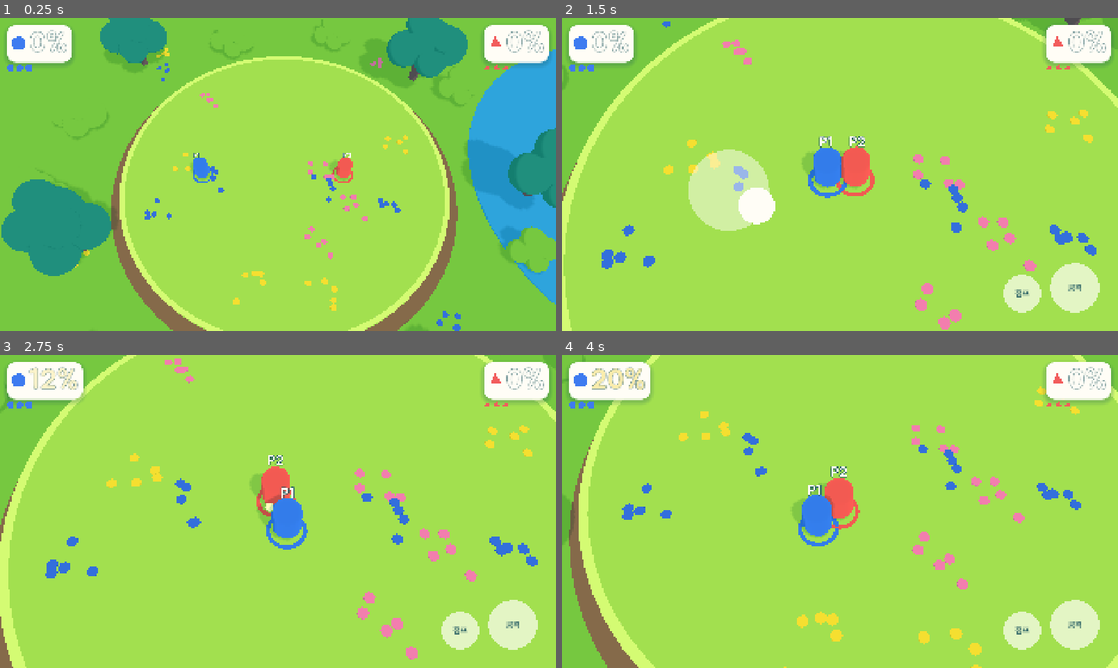
Above: before the commit, frames 1-4 (two rows, left to right).
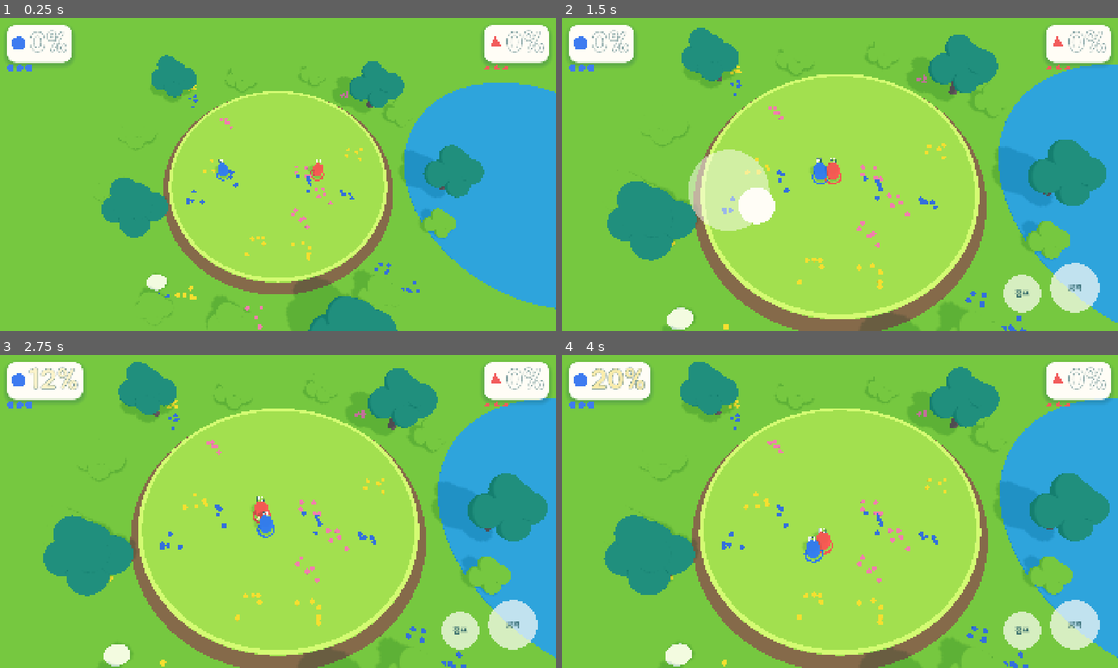
Above: after the commit, the same moments.

Repository: UICHEOL-HWANG/TheBrawlGuys
Game: Godot game, scene res://src/main/main.tscn
Two runs of this game, one before a commit and one after it. Both use one fixed random seed, a clock stepped at 60 frames per second and the inputs below.
Inputs (mouse positions are in pixels of both pictures, inside the frame that each line leads up to):
- Up to frame 1 (0.25 s): no input
- Up to frame 2 (1.5 s): tap Enter (ui_accept) at 0.5 s; move the mouse to (962, 158) at 0.52 s; hold D (p1_right) 0.53-1.25 s; tap U (p1_grab) at 0.6 s; click (962, 158) at 0.67 s; tap Space (p1_jump) at 0.77 s; drag from (728, 190) to (812, 237) at 1.27 s
- Up to frame 3 (2.75 s): move the mouse to (333, 442) at 2.02 s; hold D (p1_right) from 2.03 s (still down); tap K (p1_heavy) at 2.1 s
- Up to frame 4 (4 s): release D (p1_right) at 2.75 s; drag from (812, 574) to (673, 464) at 2.77 s; move the mouse to (1006, 558) at 3.52 s; hold A (p1_left) from 3.53 s (still down); hold Shift from 3.53 s (still down); tap Space (p1_jump) at 3.77 s

The runs differ from the first frame. In frame 1, 47% of the frame differs, in the area x 0-100%, y 0-100%; in frame 2, 65%; in frame 3, 66%; in frame 4, 66%.

Commit message:
fix: always frame the whole arena so the ring-out edge stays visible
Co-Authored-By: Claude Sonnet 5.5 <noreply@anthropic.com>

Diff:
--- a/src/main/main.gd
+++ b/src/main/main.gd
@@ -132,13 +132,11 @@
 
 
 func _camera_targets() -> PackedVector3Array:
-	var pts := PackedVector3Array()
+	var r := _config.arena_radius
+	var pts := PackedVector3Array([Vector3(-r, 0, 0), Vector3(r, 0, 0), Vector3(0, 0, -r), Vector3(0, 0, r)])
 	for f: Dictionary in _curr_state["fighters"]:
 		if int(f["state"]) != Fighter.State.KO:
 			pts.append(f["pos"])
-	if pts.is_empty():
-		var r := _config.arena_radius
-		pts = PackedVector3Array([Vector3(-r, 0, 0), Vector3(r, 0, 0), Vector3(0, 0, -r), Vector3(0, 0, r)])
 	return pts
 
 
Binary file changed: dev/active/phase-1/evidence/match-hud.png
Not shown, changed: docs/design.md
